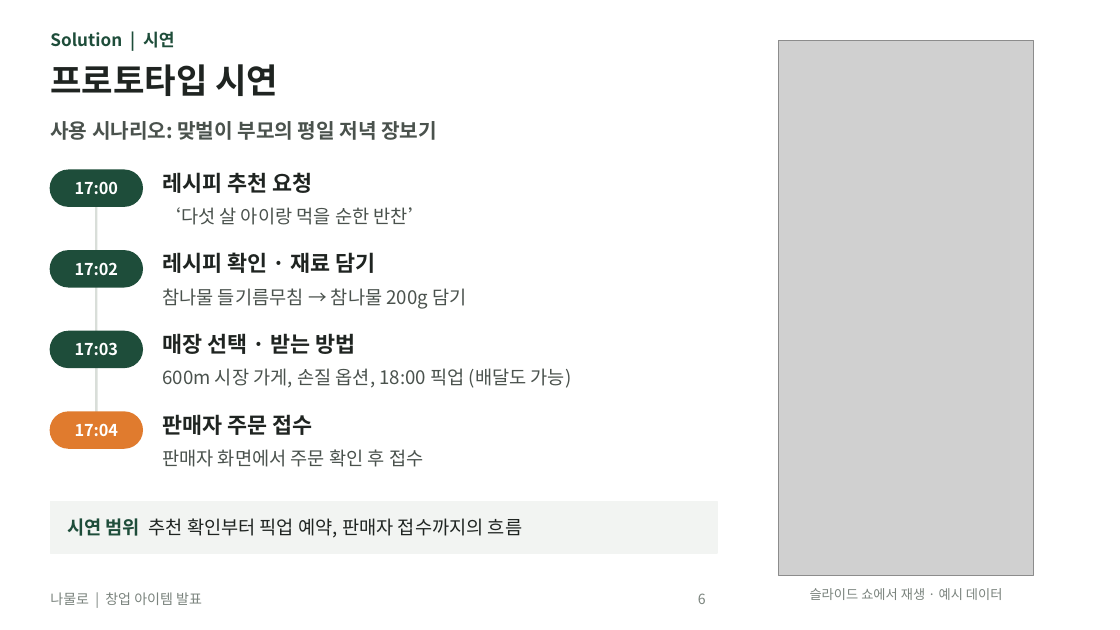
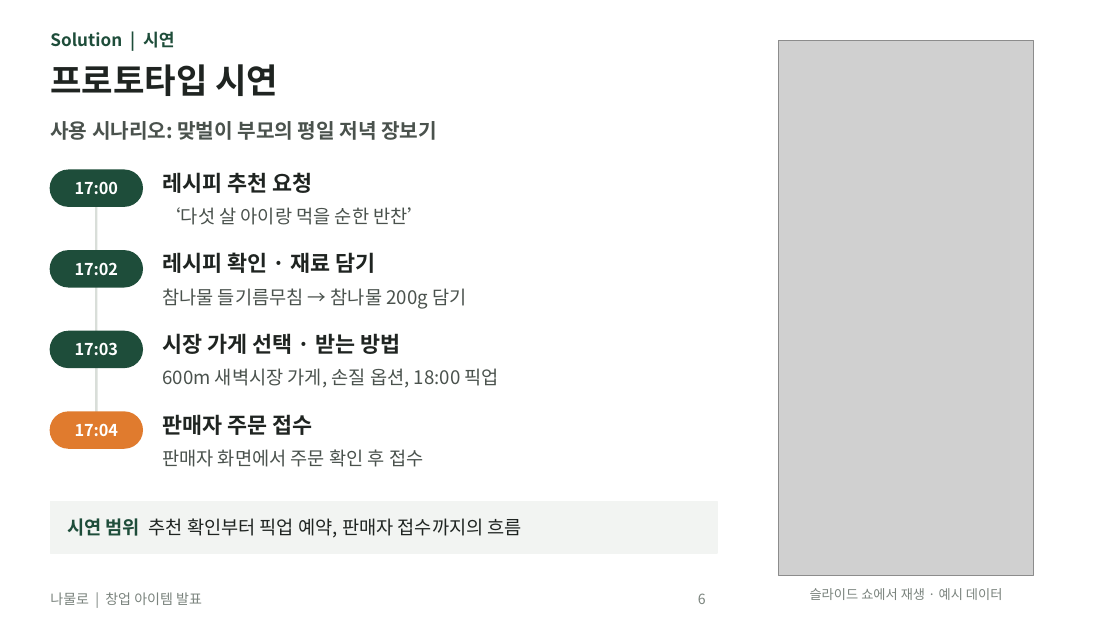
Before and after one commit to yonghoon7153-source/Yonghoon-DEM-DFT, a slide deck: slide 6 of namul-platform/02_발표자료_나물로.pptx. Drawn at 1120x630 pixels with LibreOffice and Linux fonts; fonts in the diff are those of the drawing; grey boxes stand for pictures. Boxes give left, top, right and bottom in pixels: in the first picture for what was removed or moved away, otherwise in the second. Text is boxed around its words. In the diff, an @@ line names an element or a change of style, - is before the commit and + after.

```diff
--- a/namul-platform/02_발표자료_나물로.pptx
+++ b/namul-platform/02_발표자료_나물로.pptx
@@ text at <box>162,333,401,354</box>: text changed @@
-매장 선택 · 받는 방법
+시장 가게 선택 · 받는 방법
@@ text at <box>162,368,499,388</box>: text changed @@
-600m 시장 가게, 손질 옵션, 18:00 픽업 (배달도 가능)
+600m 새벽시장 가게, 손질 옵션, 18:00 픽업
```
Also in this commit, not shown: 9 other slides changed, 23 other files.
